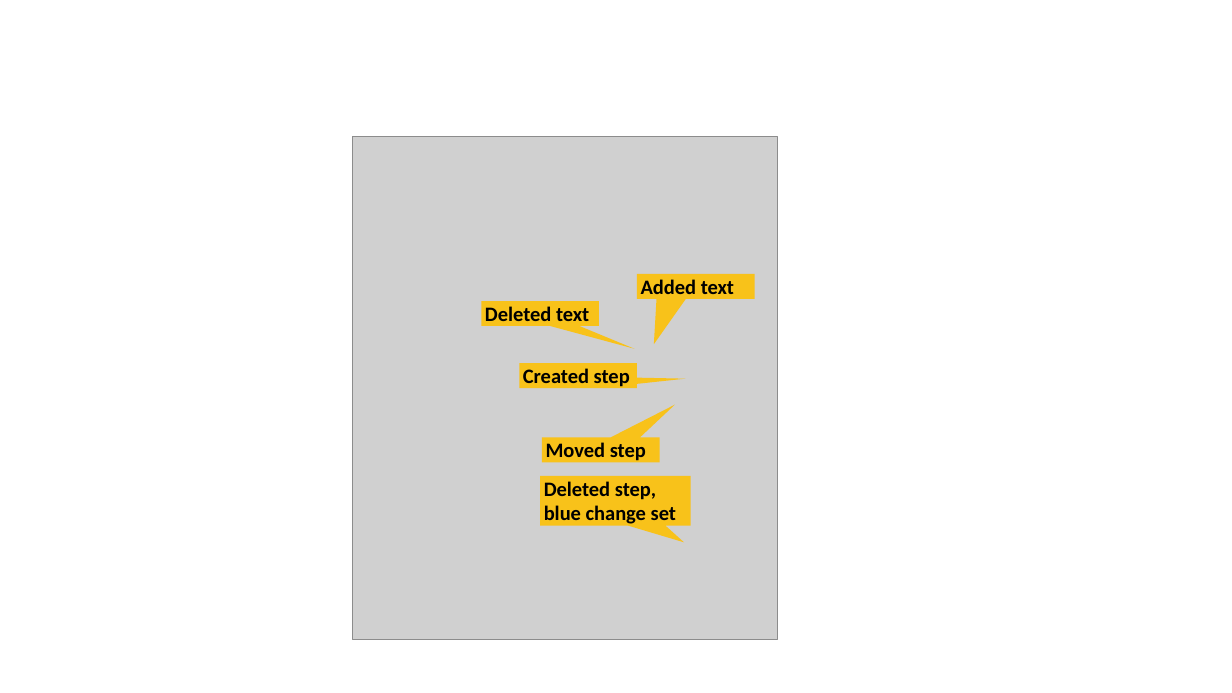
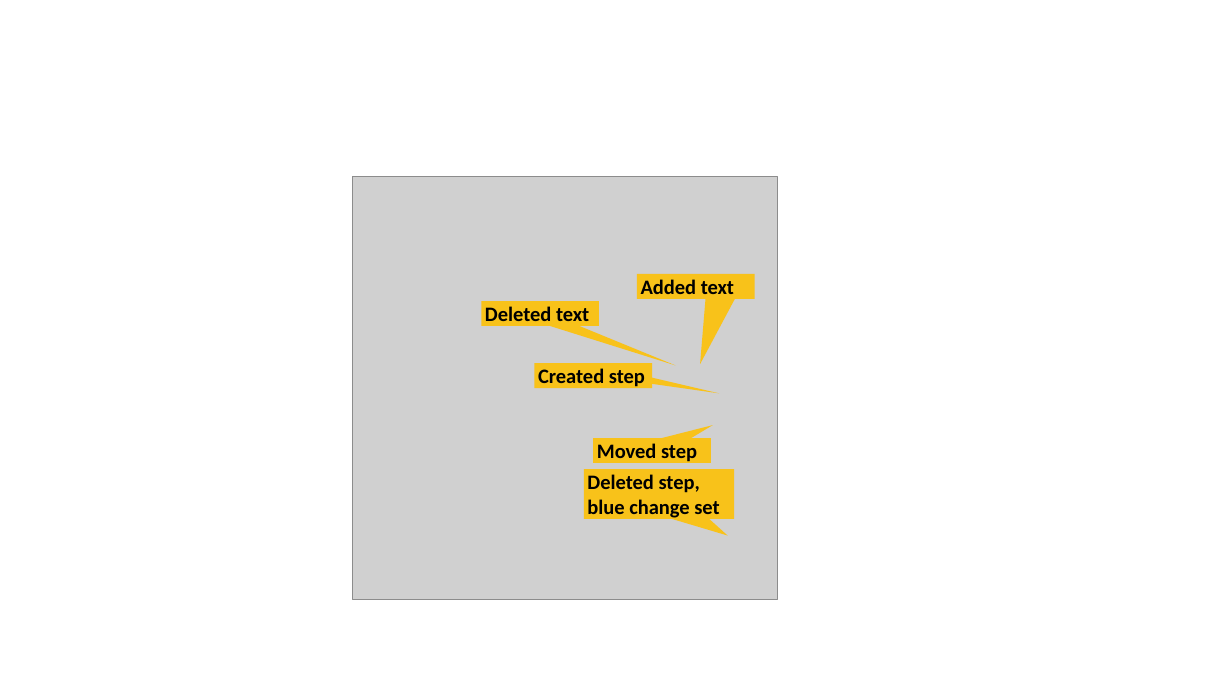
Before and after one commit to j-specman/specman, a slide deck: slide 20 of specifications/specman-layouts.pptx. Drawn at 1232x693 pixels with LibreOffice and Linux fonts; fonts in the diff are those of the drawing; grey boxes stand for pictures. Boxes give left, top, right and bottom in pixels: in the first picture for what was removed or moved away, otherwise in the second. Text is boxed around its words. In the diff, an @@ line names an element or a change of style, - is before the commit and + after.

```diff
--- a/specifications/specman-layouts.pptx
+++ b/specifications/specman-layouts.pptx
@@ picture: place and size @@
-picture at box(353, 137, 777, 640)
+picture at box(353, 177, 777, 601)
@@ speech box "Created step": place and size @@
-speech box "Created step" at box(519, 363, 637, 388)
+speech box "Created step" at box(534, 363, 652, 388)
@@ proportions changed in 3 elements at box(637, 274, 754, 299), box(534, 363, 652, 388), box(593, 438, 711, 463) @@
@@ speech box "Moved step": place and size @@
-speech box "Moved step" at box(543, 437, 660, 462)
+speech box "Moved step" at box(593, 438, 711, 463)
@@ speech box "Deleted step,": place and size @@
-speech box "Deleted step," at box(541, 476, 691, 526)
+speech box "Deleted step," at box(584, 470, 735, 519)
```
Also in this commit, not shown: 2 other slides changed, 19 other files.
